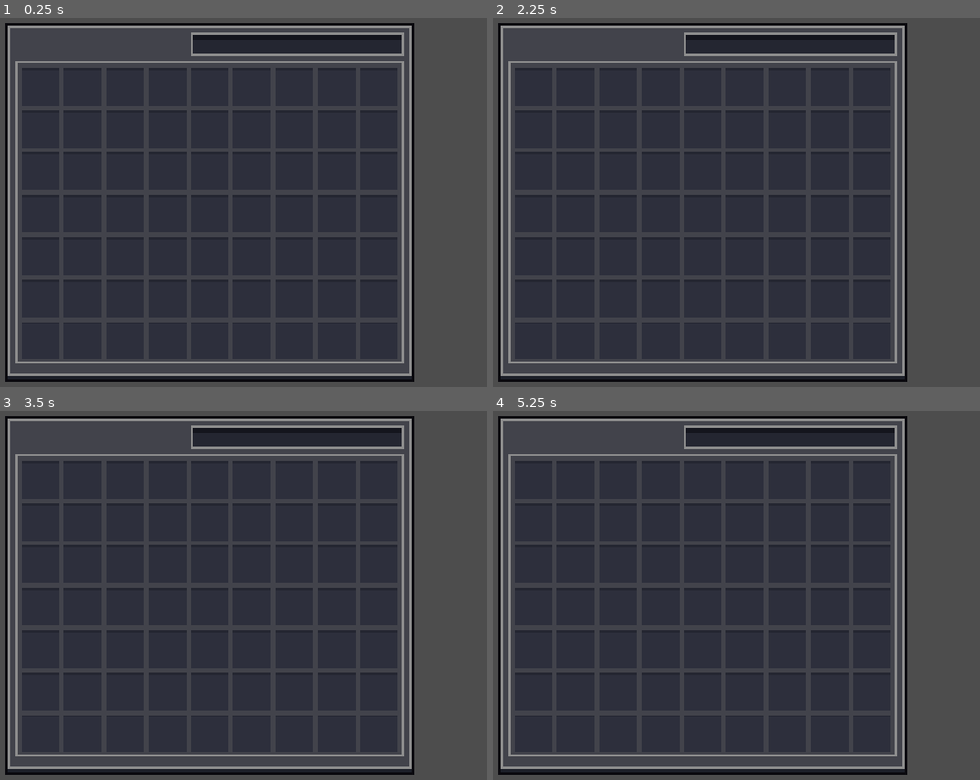
Above: before the commit, frames 1-4 (two rows, left to right).
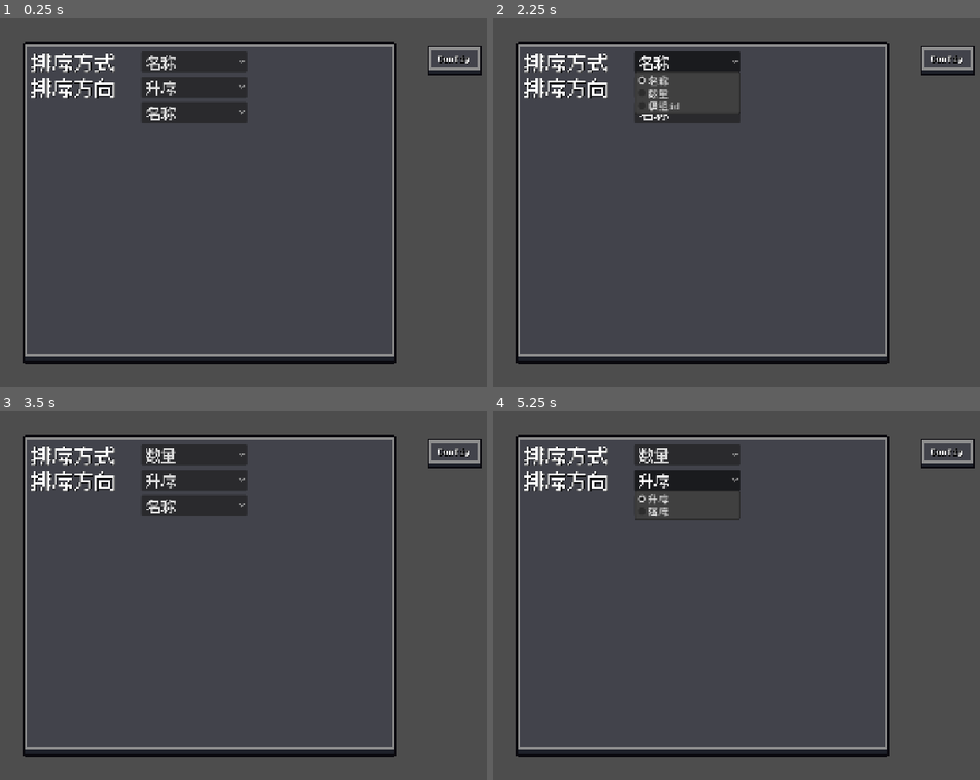
Above: after the commit, the same moments.

Repository: ZhangDaing/ae2online
Game: Godot game, scene res://tscn/main.tscn
Two runs of this game, one before a commit and one after it. Both use one fixed random seed, a clock stepped at 60 frames per second and the inputs below.
Inputs (mouse positions are in pixels of both pictures, inside the frame that each line leads up to):
- Up to frame 1 (0.25 s): no input
- Up to frame 2 (2.25 s): click (945, 62) at 0.52 s; click (945, 62) at 1.27 s; click (687, 62) at 2 s, where only the run after the commit has a clickable "名称"
- Up to frame 3 (3.5 s): click (194, 481) at 2.75 s, where only the run after the commit has a clickable "升序"
- Up to frame 4 (5.25 s): click (687, 455) at 3.5 s, where only the run after the commit has a clickable "数量"; click (687, 455) at 4.25 s, where only the run after the commit has a clickable "数量"; click (687, 481) at 5 s, where only the run after the commit has a clickable "升序"

The runs differ from the first frame. In frame 1, 18% of the frame differs, in the area x 1-99%, y 1-99%; in frame 2, 18%; in frame 3, 18%; in frame 4, 19%.

Commit message:
实现配置界面并重构终端逻辑

Diff:
--- /dev/null
+++ b/godot/gd/config.gd
@@ -0,0 +1,28 @@
+extends Control
+
+
+#---------------------------------------------------
+#按钮控制显示
+@onready var window = $ConfigWindow
+
+func _on_button_pressed() -> void:
+	if window.visible:
+		window.hide()
+	else:
+		window.show()
+
+#---------------------------------------------------
+#返回设置数据
+signal sort_config_changed(sort_type, sort_dir)
+
+@onready var sort_type = $ConfigWindow/Margin/Scroll/VBox/Config1/OptionButton
+@onready var sort_dir = $ConfigWindow/Margin/Scroll/VBox/Config2/OptionButton
+
+func _on_sort_dir_selected(_index: int) -> void:
+	_emit_change()
+
+func _on_sort_type_selected(_index: int) -> void:
+	_emit_change()
+
+func _emit_change() -> void:
+	sort_config_changed.emit(sort_type.selected, sort_dir.selected)
--- a/godot/gd/main.gd
+++ b/godot/gd/main.gd
@@ -1,141 +1,8 @@
 extends Control
 
 #---------------------------------------------------
-# 网络请求节点
-@onready var http_request = $HTTPRequest
-# 物品容器
-@onready var card_container = $Background/VBox/Scroll/ScrollContainer/Margin/ItemContainer
-# 检索框
-@onready var search_box = $Background/VBox/Search/LineEdit
+@onready var terminal = $Terminal
+@onready var config = $Config
 
-# 预加载卡片场景
-const CARD_SCENCE = preload("res://tscn/item.tscn")
-# 后端请求地址
-const BACKEND_URL = "http://127.0.0.1:11595"
-
-# 物品缓存(用于检索)
-var item_cache:Array = []
-
-# 排序方式
-enum SortType {NAME,AMOUNT,MOD}
-enum  SortDir{ASC,DESC}
-
-var current_sort_type:SortType = SortType.AMOUNT
-var current_sort_dir:SortDir = SortDir.ASC
-#---------------------------------------------------
-# ready函数
-func _ready():
-	# 初始化
-	request_data()
-#---------------------------------------------------
-# 核心函数，请求后端数据
-# 请求数据
-func request_data() -> void:
-	var url = BACKEND_URL + "/storage"
-	var error = http_request.request(url)
-	if error != OK:
-		print("后端请求失败")
-
-# 请求完成，进行回调
-func _on_request_completed(
-	result:int,
-	response_code:int,
-	_headers:PackedStringArray,
-	body:PackedByteArray
-) -> void:
-	# 检查请求结果
-	if result != HTTPRequest.RESULT_SUCCESS:
-		print("网络错误")
-		return
-	if response_code != 200:
-		print("请求失败，状态码: ", response_code)
-		return
-
-	# 解析JSON数据
-	var string = body.get_string_from_utf8()
-	var data = JSON.parse_string(string)
-	if data == null:
-		print("数据解析失败")
-		return
-
-	item_cache = data.get("items", []) # 缓存所有物品数据
-	item_cache = sort_items(item_cache)
-	create_cards(item_cache) # 创建卡片
-#---------------------------------------------------
-# 应用返回的数据
-# 遍历生成卡片
-func create_cards(data: Array) -> void:
-	await _clear_cards()
-	for item in data:
-		var card = CARD_SCENCE.instantiate()
-		card.set_data(item)
-		card_container.add_child(card)
-
-# 清空卡片容器
-func _clear_cards() -> void:
-	for child in card_container.get_children():
-		child.queue_free()
-	await get_tree().process_frame
-#---------------------------------------------------
-# 检索功能
-func _on_search_changed(new_text:String) -> void:
-	if new_text == "":
-		create_cards(item_cache)
-		return
-	var filtered_items:Array = []
-	for item in item_cache:
-		if new_text.to_lower() in item.get("id", "").to_lower():
-			filtered_items.append(item)
-	filtered_items = sort_items(filtered_items)
-	create_cards(filtered_items)
-
-# 排序算法
-func sort_items(items:Array) -> Array:
-	var sorted_items = items.duplicate()
-	match current_sort_type:
-		SortType.NAME:
-			sorted_items.sort_custom(_sort_by_name)
-		SortType.AMOUNT:
-			sorted_items.sort_custom(_sort_by_amount)
-		SortType.MOD:
-			sorted_items.sort_custom(_sort_by_mod)
-	return sorted_items
-
-func _sort_by_name(a, b) -> bool:
-	var cmp = _cmp_ignore_case(a.get("id", ""), b.get("id", ""))
-
-	if current_sort_dir == SortDir.DESC:
-		cmp = -cmp
-	return cmp < 0
-
-func _sort_by_amount(a, b) -> bool:
-	var amt_a = float(a["count"]) / float(a.get("amountPerUnit", 1))
-	var amt_b = float(b["count"]) / float(b.get("amountPerUnit", 1))
-	var cmp = 0
-
-	if amt_a != amt_b:
-		cmp = amt_a - amt_b
-	else:
-		cmp = _cmp_ignore_case(a.get("id", ""), b.get("id", ""))
-
-	if current_sort_dir == SortDir.DESC:
-		cmp = -cmp
-	return cmp < 0
-
-func _sort_by_mod(a, b) -> bool:
-	var cmp = _cmp_ignore_case(a.get("modid", ""), b.get("modid", ""))
-	if cmp == 0:
-		cmp = _cmp_ignore_case(a.get("id", ""), b.get("id", ""))
-	if current_sort_dir == SortDir.DESC:
-		cmp = -cmp
-	return cmp < 0
-
-# 忽略大小写
-func _cmp_ignore_case(a:String, b:String) -> int:
-	var lower_a = a.to_lower()
-	var lower_b = b.to_lower()
-	if lower_a < lower_b:
-		return -1
-	if lower_a > lower_b:
-		return 1
-	return 0
+func _ready() -> void:
+	config.sort_config_changed.connect(terminal.apply_sort_config)
--- /dev/null
+++ b/godot/gd/terminal.gd
@@ -0,0 +1,152 @@
+extends Control
+
+#---------------------------------------------------
+# 网络请求节点
+@onready var http_request = $HTTPRequest
+# 物品容器
+@onready var card_container = $Background/VBox/Scroll/ScrollContainer/Margin/ItemContainer
+# 检索框
+@onready var search_box = $Background/VBox/Search/LineEdit
+
+# 预加载卡片场景
+const CARD_SCENCE = preload("res://tscn/item.tscn")
+# 后端请求地址
+const BACKEND_URL = "http://127.0.0.1:11595"
+
+# 物品缓存(用于检索)
+var item_cache:Array = []
+
+# 排序方式
+enum SortType {NAME = 0,AMOUNT = 1,MOD = 2}
+enum SortDir{ASC = 0,DESC = 1}
+
+var current_sort_type:SortType = 1 as SortType
+var current_sort_dir:SortDir = 0 as SortDir
+#---------------------------------------------------
+# ready函数
+func _ready():
+	# 初始化
+	request_data()
+#---------------------------------------------------
+# 核心函数，请求后端数据
+# 请求数据
+func request_data() -> void:
+	var url = BACKEND_URL + "/storage"
+	var error = http_request.request(url)
+	if error != OK:
+		print("后端请求失败")
+
+# 请求完成，进行回调
+func _on_request_completed(
+	result:int,
+	response_code:int,
+	_headers:PackedStringArray,
+	body:PackedByteArray
+) -> void:
+	# 检查请求结果
+	if result != HTTPRequest.RESULT_SUCCESS:
+		print("网络错误")
+		return
+	if response_code != 200:
+		print("请求失败，状态码: ", response_code)
+		return
+
+	# 解析JSON数据
+	var string = body.get_string_from_utf8()
+	var data = JSON.parse_string(string)
+	if data == null:
+		print("数据解析失败")
+		return
+
+	item_cache = data.get("items", []) # 缓存所有物品数据
+	item_cache = sort_items(item_cache)
+	create_cards(item_cache) # 创建卡片
+#---------------------------------------------------
+# 应用返回的数据
+# 遍历生成卡片
+func create_cards(data: Array) -> void:
+	await _clear_cards()
+	for item in data:
+		var card = CARD_SCENCE.instantiate()
+		card.set_data(item)
+		card_container.add_child(card)
+
+# 清空卡片容器
+func _clear_cards() -> void:
+	for child in card_container.get_children():
+		child.queue_free()
+	await get_tree().process_frame
+
+func _refresh() -> void:
+	request_data()
+
+#---------------------------------------------------
+# 检索功能
+func _on_search_changed(new_text:String) -> void:
+	if new_text == "":
+		create_cards(item_cache)
+		return
+	var filtered_items:Array = []
+	for item in item_cache:
+		if new_text.to_lower() in item.get("id", "").to_lower():
+			filtered_items.append(item)
+	filtered_items = sort_items(filtered_items)
+	create_cards(filtered_items)
+
+# 排序算法
+func sort_items(items:Array) -> Array:
+	var sorted_items = items.duplicate()
+	match current_sort_type:
+		SortType.NAME:
+			sorted_items.sort_custom(_sort_by_name)
+		SortType.AMOUNT:
+			sorted_items.sort_custom(_sort_by_amount)
+		SortType.MOD:
+			sorted_items.sort_custom(_sort_by_mod)
+	return sorted_items
+
+func _sort_by_name(a, b) -> bool:
+	var cmp = _cmp_ignore_case(a.get("id", ""), b.get("id", ""))
+
+	if current_sort_dir == SortDir.DESC:
+		cmp = -cmp
+	return cmp < 0
+
+func _sort_by_amount(a, b) -> bool:
+	var amt_a = float(a["count"]) / float(a.get("amountPerUnit", 1))
+	var amt_b = float(b["count"]) / float(b.get("amountPerUnit", 1))
+	var cmp = 0
+
+	if amt_a != amt_b:
+		cmp = amt_a - amt_b
+	else:
+		cmp = _cmp_ignore_case(a.get("id", ""), b.get("id", ""))
+
+	if current_sort_dir == SortDir.DESC:
+		cmp = -cmp
+	return cmp < 0
+
+func _sort_by_mod(a, b) -> bool:
+	var cmp = _cmp_ignore_case(a.get("modid", ""), b.get("modid", ""))
+	if cmp == 0:
+		cmp = _cmp_ignore_case(a.get("id", ""), b.get("id", ""))
+	if current_sort_dir == SortDir.DESC:
+		cmp = -cmp
+	return cmp < 0
+
+# 忽略大小写
+func _cmp_ignore_case(a:String, b:String) -> int:
+	var lower_a = a.to_lower()
+	var lower_b = b.to_lower()
+	if lower_a < lower_b:
+		return -1
+	if lower_a > lower_b:
+		return 1
+	return 0
+
+#---------------------------------------------------
+# 配置窗口信号回调
+func apply_sort_config(sort_type:int, sort_dir:int) -> void:
+	current_sort_type = sort_type as SortType
+	current_sort_dir = sort_dir as SortDir
+	_refresh()
--- a/godot/project.godot
+++ b/godot/project.godot
@@ -17,6 +17,8 @@
 
 [display]
 
+window/size/viewport_width=1280
+window/size/viewport_height=720
 window/stretch/mode="canvas_items"
 window/stretch/aspect="expand"
 
--- a/godot/tscn/Terminal.tscn
+++ b/godot/tscn/Terminal.tscn
@@ -2,26 +2,47 @@
 
 [ext_resource type="Theme" uid="uid://dl817wlk6v10n" path="res://assest/Dark/Dark_theme.tres" id="1_pfb6l"]
 [ext_resource type="Script" uid="uid://bid4j17vxylf1" path="res://gd/line_edit.gd" id="1_pthv5"]
+[ext_resource type="Script" uid="uid://cv6wccvoo5tq2" path="res://gd/terminal.gd" id="2_20dwh"]
 [ext_resource type="Script" uid="uid://bktawfmgkn8w8" path="res://gd/scroll_container.gd" id="2_pfb6l"]
 
-[node name="Background" type="Panel" unique_id=1086125948]
+[node name="Terminal" type="Control" unique_id=2139824549]
 custom_minimum_size = Vector2(696, 611)
 custom_maximum_size = Vector2(696, 611)
+layout_mode = 3
 anchors_preset = 8
 anchor_left = 0.5
 anchor_top = 0.5
 anchor_right = 0.5
 anchor_bottom = 0.5
 offset_left = -344.875
-offset_top = -291.0
+offset_top = -290.0
 offset_right = 351.125
-offset_bottom = 322.0
+offset_bottom = 321.0
+grow_horizontal = 2
+grow_vertical = 2
+theme = ExtResource("1_pfb6l")
+theme_type_variation = &"Background"
+script = ExtResource("2_20dwh")
+
+[node name="Background" type="Panel" parent="." unique_id=1440842827]
+custom_minimum_size = Vector2(696, 611)
+custom_maximum_size = Vector2(696, 611)
+layout_mode = 1
+anchors_preset = 8
+anchor_left = 0.5
+anchor_top = 0.5
+anchor_right = 0.5
+anchor_bottom = 0.5
+offset_left = -348.0
+offset_top = -305.5
+offset_right = 348.0
+offset_bottom = 305.5
 grow_horizontal = 2
 grow_vertical = 2
 theme = ExtResource("1_pfb6l")
 theme_type_variation = &"Background"
 
-[node name="VBox" type="VBoxContainer" parent="." unique_id=1058886471]
+[node name="VBox" type="VBoxContainer" parent="Background" unique_id=1058886471]
 layout_mode = 1
 anchors_preset = 8
 anchor_left = 0.5
@@ -36,11 +57,11 @@
 grow_vertical = 2
 theme_override_constants/separation = 8
 
-[node name="Search" type="Control" parent="VBox" unique_id=1184626380]
+[node name="Search" type="Control" parent="Background/VBox" unique_id=1184626380]
 custom_minimum_size = Vector2(364, 40)
 layout_mode = 2
 
-[node name="SearchPanel" type="Panel" parent="VBox/Search" unique_id=551860663]
+[node name="SearchPanel" type="Panel" parent="Background/VBox/Search" unique_id=551860663]
 custom_minimum_size = Vector2(364, 40)
 custom_maximum_size = Vector2(364, 40)
 layout_mode = 1
@@ -57,7 +78,7 @@
 size_flags_horizontal = 4
 theme_type_variation = &"BackgroundPanel"
 
-[node name="LineEdit" type="LineEdit" parent="VBox/Search" unique_id=1420772452]
+[node name="LineEdit" type="LineEdit" parent="Background/VBox/Search" unique_id=1420772452]
 custom_minimum_size = Vector2(356, 32)
 layout_mode = 1
 anchors_preset = -1
@@ -77,13 +98,13 @@
 flat = true
 script = ExtResource("1_pthv5")
 
-[node name="Scroll" type="Control" parent="VBox" unique_id=737928836]
+[node name="Scroll" type="Control" parent="Background/VBox" unique_id=737928836]
 custom_minimum_size = Vector2(664, 516)
 layout_mode = 2
 size_flags_horizontal = 4
 size_flags_vertical = 4
 
-[node name="ScrollPanel" type="Panel" parent="VBox/Scroll" unique_id=210334633]
+[node name="ScrollPanel" type="Panel" parent="Background/VBox/Scroll" unique_id=210334633]
 custom_minimum_size = Vector2(664, 516)
 custom_maximum_size = Vector2(664, 516)
 layout_mode = 1
@@ -101,7 +122,7 @@
 size_flags_horizontal = 4
 theme_type_variation = &"BackgroundPanel"
 
-[node name="ScrollContainer" type="ScrollContainer" parent="VBox/Scroll" unique_id=785667342]
+[node name="ScrollContainer" type="ScrollContainer" parent="Background/VBox/Scroll" unique_id=785667342]
 custom_minimum_size = Vector2(656, 508)
 custom_maximum_size = Vector2(656, -1)
 layout_mode = 1
@@ -124,11 +145,11 @@
 vertical_scroll_mode = 3
 script = ExtResource("2_pfb6l")
 
-[node name="Margin" type="MarginContainer" parent="VBox/Scroll/ScrollContainer" unique_id=831777259]
+[node name="Margin" type="MarginContainer" parent="Background/VBox/Scroll/ScrollContainer" unique_id=831777259]
 layout_mode = 2
 theme_override_constants/margin_bottom = 12
 
-[node name="ItemContainer" type="GridContainer" parent="VBox/Scroll/ScrollContainer/Margin" unique_id=1266195351]
+[node name="ItemContainer" type="GridContainer" parent="Background/VBox/Scroll/ScrollContainer/Margin" unique_id=1266195351]
 layout_mode = 2
 size_flags_horizontal = 3
 size_flags_vertical = 3
@@ -138,5 +159,8 @@
 theme_override_constants/v_separation = 8
 columns = 9
 
-[connection signal="gui_input" from="VBox/Search/LineEdit" to="VBox/Search/LineEdit" method="_on_gui_input"]
-[connection signal="gui_input" from="VBox/Scroll/ScrollContainer" to="VBox/Scroll/ScrollContainer" method="_on_gui_input"]
+[node name="HTTPRequest" type="HTTPRequest" parent="." unique_id=576030444]
+
+[connection signal="gui_input" from="Background/VBox/Search/LineEdit" to="Background/VBox/Search/LineEdit" method="_on_gui_input"]
+[connection signal="gui_input" from="Background/VBox/Scroll/ScrollContainer" to="Background/VBox/Scroll/ScrollContainer" method="_on_gui_input"]
+[connection signal="request_completed" from="HTTPRequest" to="." method="_on_request_completed"]
--- /dev/null
+++ b/godot/tscn/config.tscn
@@ -0,0 +1,150 @@
+[gd_scene format=3 uid="uid://dq24uemkvadvy"]
+
+[ext_resource type="Theme" uid="uid://dl817wlk6v10n" path="res://assest/Dark/Dark_theme.tres" id="1_pcurs"]
+[ext_resource type="Script" uid="uid://c4b74ty0bop4i" path="res://gd/config.gd" id="2_jmvus"]
+
+[node name="Config" type="Control" unique_id=123868002]
+layout_mode = 3
+anchors_preset = 8
+anchor_left = 0.5
+anchor_top = 0.5
+anchor_right = 0.5
+anchor_bottom = 0.5
+grow_horizontal = 2
+grow_vertical = 2
+theme = ExtResource("1_pcurs")
+theme_type_variation = &"Background"
+script = ExtResource("2_jmvus")
+
+[node name="ConfigButton" type="Panel" parent="." unique_id=1483727239]
+layout_mode = 0
+offset_left = 411.0
+offset_top = -297.0
+offset_right = 515.0
+offset_bottom = -239.0
+theme_type_variation = &"Background"
+
+[node name="Button" type="Button" parent="ConfigButton" unique_id=1522766390]
+layout_mode = 1
+anchors_preset = 15
+anchor_right = 1.0
+anchor_bottom = 1.0
+grow_horizontal = 2
+grow_vertical = 2
+flat = true
+
+[node name="Label" type="Label" parent="ConfigButton" unique_id=390040102]
+layout_mode = 1
+anchors_preset = 15
+anchor_right = 1.0
+anchor_bottom = 1.0
+offset_bottom = -9.0
+grow_horizontal = 2
+grow_vertical = 2
+text = "Config"
+horizontal_alignment = 1
+vertical_alignment = 1
+
+[node name="ConfigWindow" type="Panel" parent="." unique_id=428673680]
+layout_mode = 1
+anchors_preset = 8
+anchor_left = 0.5
+anchor_top = 0.5
+anchor_right = 0.5
+anchor_bottom = 0.5
+offset_left = -352.75
+offset_top = -302.375
+offset_right = 352.75
+offset_bottom = 302.375
+grow_horizontal = 2
+grow_vertical = 2
+theme_type_variation = &"Background"
+
+[node name="Margin" type="MarginContainer" parent="ConfigWindow" unique_id=827199045]
+layout_mode = 1
+anchors_preset = 15
+anchor_right = 1.0
+anchor_bottom = 1.0
+grow_horizontal = 2
+grow_vertical = 2
+theme_override_constants/margin_left = 16
+theme_override_constants/margin_top = 16
+theme_override_constants/margin_right = 16
+theme_override_constants/margin_bottom = 24
+
+[node name="Scroll" type="ScrollContainer" parent="ConfigWindow/Margin" unique_id=1249299013]
+layout_mode = 2
+
+[node name="VBox" type="VBoxContainer" parent="ConfigWindow/Margin/Scroll" unique_id=837430665]
+layout_mode = 2
+theme_override_constants/separation = 8
+
+[node name="Config1" type="HBoxContainer" parent="ConfigWindow/Margin/Scroll/VBox" unique_id=301055591]
+layout_mode = 2
+theme_override_constants/separation = 8
+
+[node name="Label" type="Label" parent="ConfigWindow/Margin/Scroll/VBox/Config1" unique_id=268793914]
+custom_minimum_size = Vector2(200, 0)
+layout_mode = 2
+theme_override_font_sizes/font_size = 40
+text = "排序方式"
+
+[node name="OptionButton" type="OptionButton" parent="ConfigWindow/Margin/Scroll/VBox/Config1" unique_id=745951048]
+custom_minimum_size = Vector2(200, 0)
+layout_mode = 2
+theme_override_font_sizes/font_size = 30
+selected = 0
+item_count = 3
+popup/item_0/text = "名称"
+popup/item_0/id = 0
+popup/item_1/text = "数量"
+popup/item_1/id = 1
+popup/item_2/text = "模组id"
+popup/item_2/id = 2
+
+[node name="Config2" type="HBoxContainer" parent="ConfigWindow/Margin/Scroll/VBox" unique_id=577785726]
+layout_mode = 2
+theme_override_constants/separation = 8
+
+[node name="Label" type="Label" parent="ConfigWindow/Margin/Scroll/VBox/Config2" unique_id=818906489]
+custom_minimum_size = Vector2(200, 0)
+layout_mode = 2
+theme_override_font_sizes/font_size = 40
+text = "排序方向"
+
+[node name="OptionButton" type="OptionButton" parent="ConfigWindow/Margin/Scroll/VBox/Config2" unique_id=135478871]
+custom_minimum_size = Vector2(200, 0)
+layout_mode = 2
+theme_override_font_sizes/font_size = 30
+selected = 0
+item_count = 2
+popup/item_0/text = "升序"
+popup/item_0/id = 0
+popup/item_1/text = "降序"
+popup/item_1/id = 1
+
+[node name="Config3" type="HBoxContainer" parent="ConfigWindow/Margin/Scroll/VBox" unique_id=805512783]
+layout_mode = 2
+theme_override_constants/separation = 8
+
+[node name="Label" type="Label" parent="ConfigWindow/Margin/Scroll/VBox/Config3" unique_id=648758998]
+custom_minimum_size = Vector2(200, 0)
+layout_mode = 2
+theme_override_font_sizes/font_size = 40
+
+[node name="OptionButton" type="OptionButton" parent="ConfigWindow/Margin/Scroll/VBox/Config3" unique_id=1042653889]
+custom_minimum_size = Vector2(200, 0)
+layout_mode = 2
+theme_override_font_sizes/font_size = 30
+selected = 0
+item_count = 3
+popup/item_0/text = "名称"
+popup/item_0/id = 0
+popup/item_1/text = "数量"
+popup/item_1/id = 1
+popup/item_2/text = "模组id"
+popup/item_2/id = 2
+
+[connection signal="pressed" from="ConfigButton/Button" to="." method="_on_button_pressed"]
+[connection signal="item_selected" from="ConfigWindow/Margin/Scroll/VBox/Config1/OptionButton" to="." method="_on_sort_type_selected"]
+[connection signal="item_selected" from="ConfigWindow/Margin/Scroll/VBox/Config2/OptionButton" to="." method="_on_sort_dir_selected"]
--- a/godot/tscn/main.tscn
+++ b/godot/tscn/main.tscn
@@ -1,7 +1,9 @@
 [gd_scene format=3 uid="uid://dm2kk6ew2ggal"]
 
+[ext_resource type="Theme" uid="uid://dl817wlk6v10n" path="res://assest/Dark/Dark_theme.tres" id="1_a7rub"]
 [ext_resource type="Script" uid="uid://6068q0ki2m0o" path="res://gd/main.gd" id="1_xnj7t"]
 [ext_resource type="PackedScene" uid="uid://dijq77w82dvuc" path="res://tscn/Terminal.tscn" id="2_qtm2r"]
+[ext_resource type="PackedScene" uid="uid://dq24uemkvadvy" path="res://tscn/config.tscn" id="4_g6ans"]
 
 [node name="Main" type="Control" unique_id=97592994]
 layout_mode = 3
@@ -12,15 +14,16 @@
 anchor_bottom = 0.5
 grow_horizontal = 2
 grow_vertical = 2
+theme = ExtResource("1_a7rub")
 script = ExtResource("1_xnj7t")
 
-[node name="Background" parent="." unique_id=1086125948 instance=ExtResource("2_qtm2r")]
+[node name="Terminal" parent="." unique_id=1086125948 instance=ExtResource("2_qtm2r")]
 layout_mode = 1
 offset_left = -348.0
 offset_top = -305.5
 offset_right = 348.0
 offset_bottom = 305.5
+theme = null
 
-[node name="HTTPRequest" type="HTTPRequest" parent="." unique_id=1655520331]
-
-[connection signal="request_completed" from="HTTPRequest" to="." method="_on_request_completed"]
+[node name="Config" parent="." unique_id=1767968710 instance=ExtResource("4_g6ans")]
+layout_mode = 1
Not shown, added: godot/gd/config.gd.uid
Not shown, added: godot/gd/terminal.gd.uid
